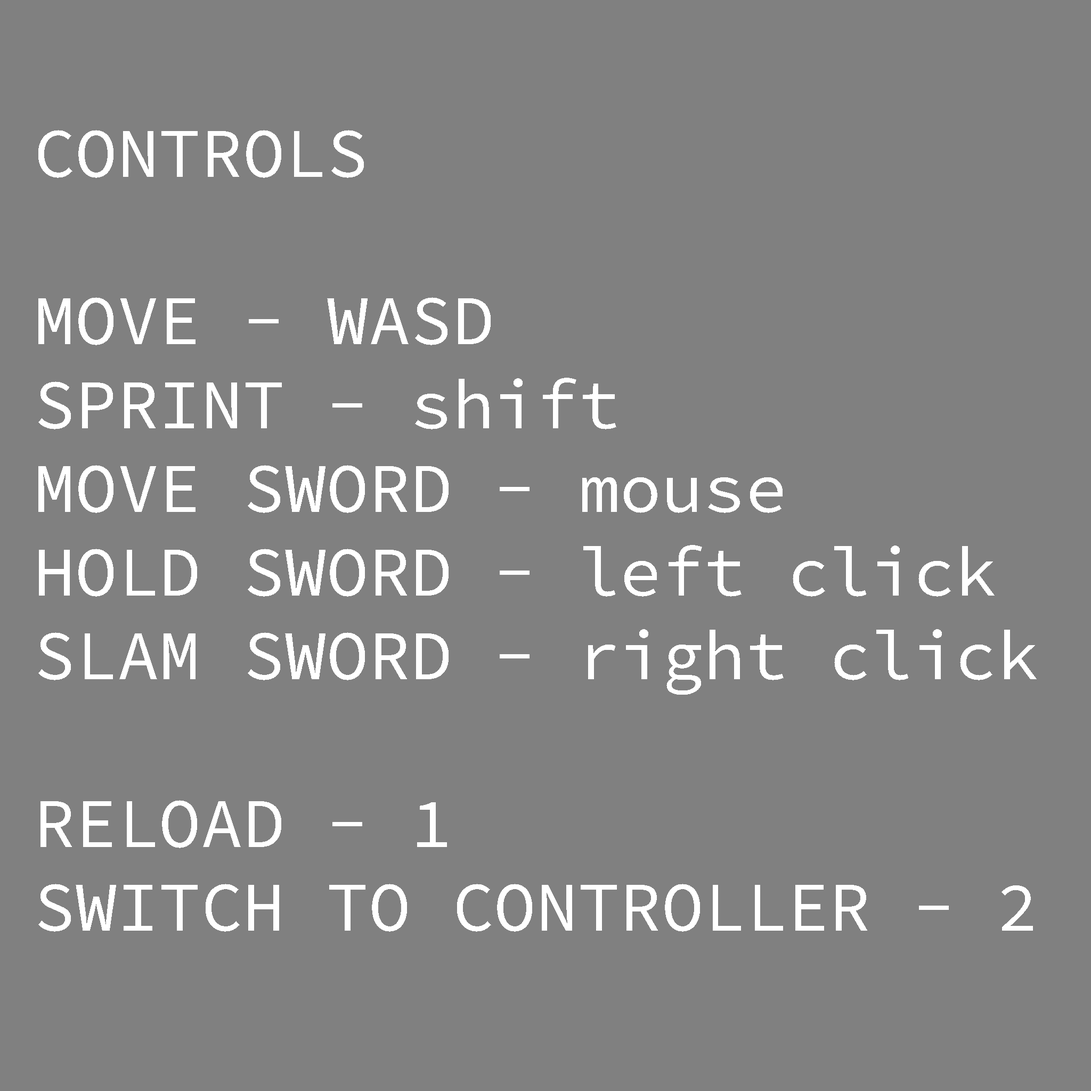
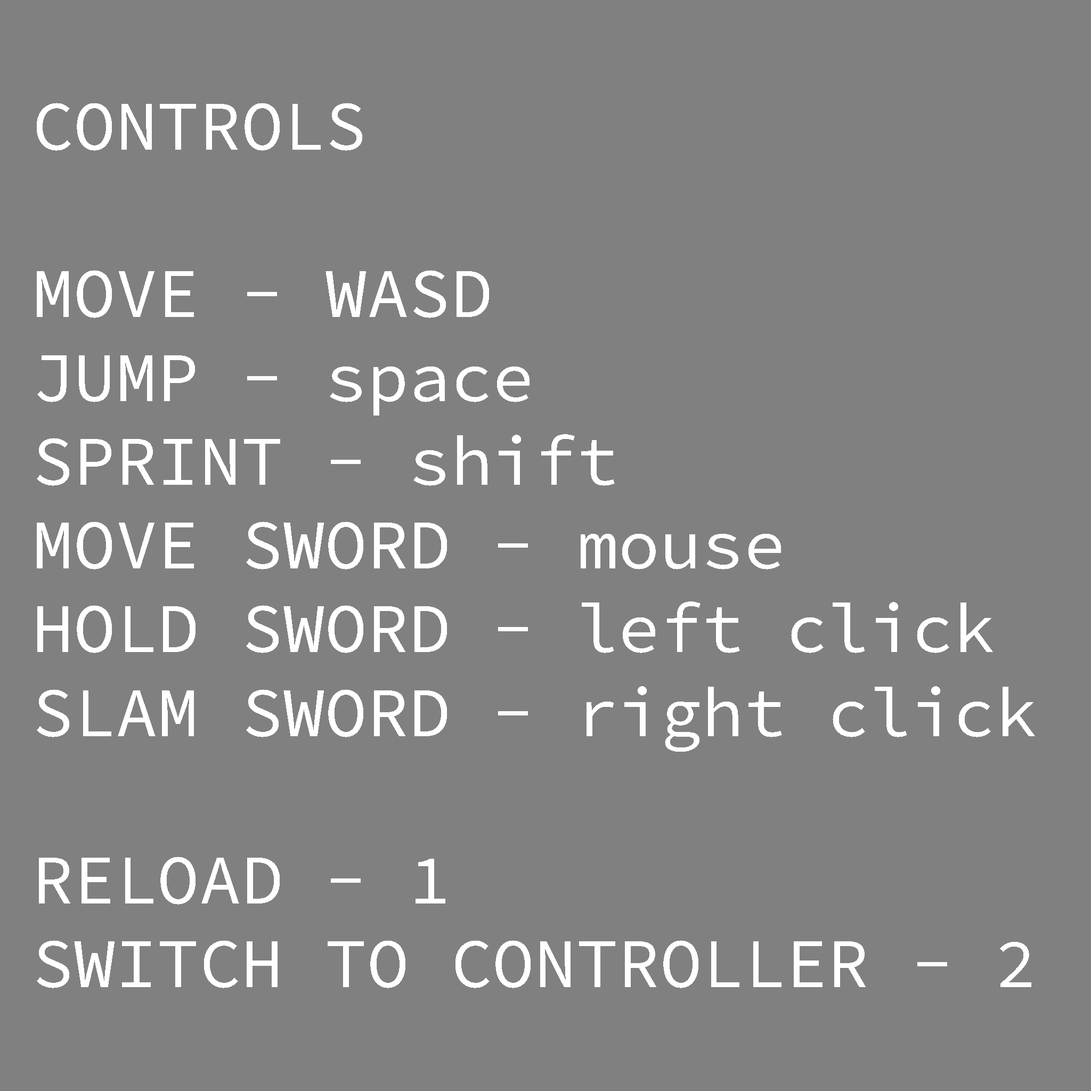
Layers edited between the first and the second w=1091, h=1091 image:
renamed "CONTROLS MOVE - WASD SPRINT - shift MOVE SWORD - mouse HOLD SW" to "CONTROLS MOVE - WASD JUMP - space SPRINT - shift MOVE SWORD -", painted on it over [36, 102, 1038, 989]
